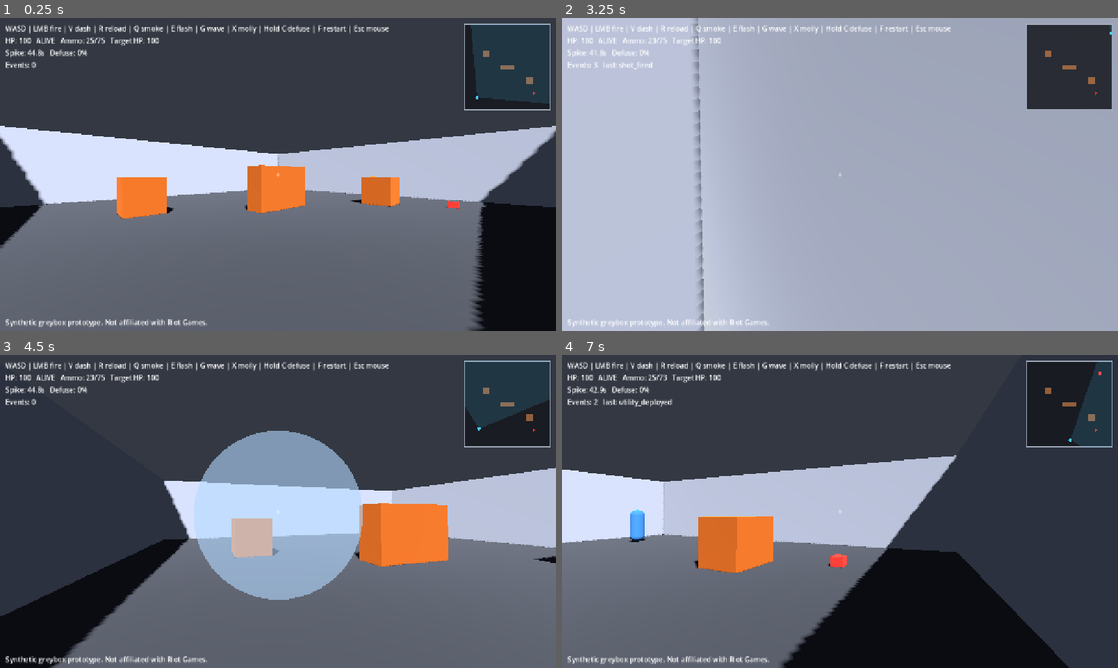
Above: before the commit, frames 1-4 (two rows, left to right).
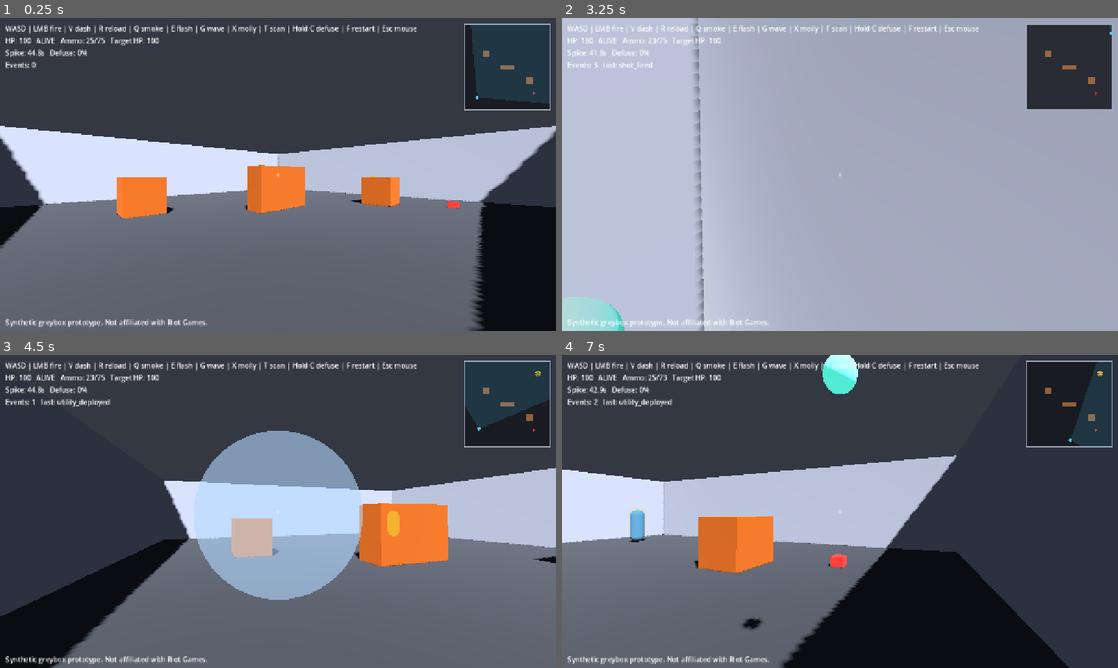
Above: after the commit, the same moments.

Repository: Wonho2007/callout-trainer
Game: Godot game, scene res://scenes/main.tscn
Two runs of this game, one before a commit and one after it. Both use one fixed random seed, a clock stepped at 60 frames per second and the inputs below.
Inputs (mouse positions are in pixels of both pictures, inside the frame that each line leads up to):
- Up to frame 1 (0.25 s): no input
- Up to frame 2 (3.25 s): tap Enter at 0.5 s; move the mouse to (867, 174) at 0.52 s; hold G (blind_wave) 0.53-1.28 s; hold W (move_forward) from 0.53 s (still down); tap Space (jump) at 0.77, 1.52, 3.02 s; tap V (dash) at 0.8, 1.35 s; move the mouse to (812, 174) at 1.27 s; tap C (defuse) at 1.55 s; move the mouse to (851, 168) at 2.02 s; hold C (defuse) 2.03-2.78 s; click (851, 168) at 2.3 s; move the mouse to (834, 180) at 2.77 s; click (834, 180) at 2.85 s; tap T (scan_orb, bound only after the commit) at 3.05 s
- Up to frame 3 (4.5 s): keep holding W (move_forward); move the mouse to (316, 514) at 3.52 s; hold T (scan_orb, bound only after the commit) 3.53-4.28 s; tap Space (jump) at 3.77 s; tap G (blind_wave) at 3.8, 4.35 s; tap R (reload) at 4.15 s; tap F (restart) at 4.25 s; move the mouse to (233, 508) at 4.27 s
- Up to frame 4 (7 s): tap Space (jump) at 4.52, 6.02, 6.77 s; tap V (dash) at 4.55, 5.85 s; tap F (restart) at 4.9 s; move the mouse to (845, 511) at 5.02 s; hold Ctrl (crouch) 5.03-5.78 s; tap C (defuse) at 5.3 s; move the mouse to (817, 505) at 5.77 s; release W (move_forward) at 5.78 s; hold D (move_right) 5.78-6.53 s; click (817, 505) at 6.05 s; move the mouse to (867, 511) at 6.52 s; hold W (move_forward) from 6.53 s (still down); hold C (defuse) from 6.53 s (still down); tap T (scan_orb, bound only after the commit) at 6.8 s

The runs differ from the first frame. In frame 1, 0.4% of the frame differs, in the area x 47-75%, y 2-6%; in frame 2, 0.7%; in frame 3, 0.7%; in frame 4, 1.4%, in the area x 11-98%, y 0-88%.

Commit message:
Add fair scan orb with decaying through-wall outline (Person 1)
Generic recon ability (original, not a kit replica). ScanOrb is a thrown
projectile that scans its radius on a fuse and reveals an enemy only if it has
clear line of sight to it from the orb (fair sensor, same rules as perception).
Reveals are last-known snapshots that decay (~4s): a yellow minimap mark and a
ReconOutline that renders through walls and fades. Player key T.

Fairness: the through-wall outline is player-only visual built from a fair LOS
scan and decays; it is not wired into bot policy, so no hidden truth reaches any
bot and the leak model stays intact. Documented placeholder values.

Verified in Godot 4.4.1: T reveals in-LOS targets as a decaying mark/outline;
unseen targets are not revealed. check_repo passes.

Diff:
--- a/project.godot
+++ b/project.godot
@@ -109,6 +109,11 @@
 "events": [Object(InputEventKey,"resource_local_to_scene":false,"resource_name":"","device":-1,"window_id":0,"alt_press …(190 unchanged characters)…
 ]
 }
+scan_orb={
+"deadzone": 0.5,
+"events": [Object(InputEventKey,"resource_local_to_scene":false,"resource_name":"","device":-1,"window_id":0,"alt_pressed":false,"shift_pressed":false,"ctrl_pressed":false,"meta_pressed":false,"pressed":false,"keycode":0,"physical_keycode":84,"key_label":0,"unicode":0,"location":0,"echo":false,"script":null)
+]
+}
 
 [layer_names]
 
--- a/scenes/main.gd
+++ b/scenes/main.gd
@@ -119,15 +119,19 @@
 
 
 func _wire_minimap() -> void:
-	var mm := get_node_or_null("HUD/Minimap")
-	if mm == null:
-		return
-	mm.builder = builder
-	mm.player = _player
 	var foes: Array = []
 	if _target:
 		foes.append(_target)
+	# The scan orb tests against the same enemy list.
+	if _player:
+		_player.scan_targets = foes
+	var mm := get_node_or_null("HUD/Minimap")
+	if mm == null:
+		return
+	mm.builder = builder
+	mm.player = _player
 	mm.enemies = foes
+	mm.utility = utility   # so the minimap can draw decaying recon marks
 	mm.refresh()
 
 
@@ -184,7 +188,7 @@
 func _update_hud() -> void:
 	var hud := get_node_or_null("HUD/Hints")
 	if hud:
-		hud.text = "WASD | LMB fire | V dash | R reload | Q smoke | E flash | G wave | X molly | Hold C defuse | F restart | Esc mouse"
+		hud.text = "WASD | LMB fire | V dash | R reload | Q smoke | E flash | G wave | X molly | T scan | Hold C defuse | F restart | Esc mouse"
 
 
 func _update_status() -> void:
--- a/scenes/main.tscn
+++ b/scenes/main.tscn
@@ -42,7 +42,7 @@
 offset_top = 12.0
 offset_right = 900.0
 offset_bottom = 40.0
-text = "WASD | LMB fire | V dash | R reload | Q smoke | E flash | G wave | X molly | Hold C defuse | F restart | Esc mouse"
+text = "WASD | LMB fire | V dash | R reload | Q smoke | E flash | G wave | X molly | T scan | Hold C defuse | F restart | Esc mouse"
 
 [node name="Round" type="Label" parent="HUD"]
 offset_left = 12.0
--- a/scenes/player/player.gd
+++ b/scenes/player/player.gd
@@ -21,6 +21,8 @@
 var flash_overlay: ColorRect
 var blind_overlay: ColorRect
 var smoke_overlay: ColorRect
+## Enemy actors the scan orb tests against (set by main; read-only use).
+var scan_targets: Array = []
 
 var _pitch: float = 0.0
 var _mouse_captured: bool = false
@@ -73,6 +75,10 @@
 			var w := utility.throw_blind_wave(from, dir)
 			if w:
 				w.detonated.connect(_on_wave_detonated)
+		elif event.is_action_pressed("scan_orb"):
+			var from := camera.global_position - camera.global_transform.basis.z * 0.5
+			var toss := -camera.global_transform.basis.z * 12.0 + Vector3.UP * 3.0
+			utility.throw_scan_orb(from, toss, scan_targets)
 
 
 ## Where the player is aiming lands on the first world surface, else a point
--- a/ui/minimap.gd
+++ b/ui/minimap.gd
@@ -18,6 +18,7 @@
 var builder: Node          # SandboxBuilder (has get_map_overlay)
 var player: Node3D         # the player actor
 var enemies: Array = []    # enemy ActorBase nodes to test against the cone
+var utility: Node = null   # UtilitySystem, for decaying recon marks (optional)
 
 var _overlay: Dictionary = {}
 var _world_min := Vector2(-10, -10)
@@ -98,6 +99,14 @@
 			draw_circle(_to_map(e.global_position.x, e.global_position.z), 4.0,
 				Color(1.0, 0.3, 0.3))
 
+	# Decaying recon marks from a scan orb (last-known, not live tracking).
+	if utility and utility.has_method("recon_marks"):
+		for m in utility.recon_marks():
+			var mp: Vector3 = m["position"]
+			var at := _to_map(mp.x, mp.z)
+			draw_circle(at, 5.0, Color(0.9, 0.85, 0.2, 0.5))
+			draw_arc(at, 6.0, 0.0, TAU, 16, Color(0.9, 0.85, 0.2, 0.9), 1.0)
+
 
 func _draw_world_rect(rect: Dictionary, color: Color) -> void:
 	var cx := float(rect.get("x", 0.0))
--- a/utility/abilities.json
+++ b/utility/abilities.json
@@ -36,6 +36,13 @@
       "damage_per_second": 35.0,
       "tick_interval_s": 0.5,
       "deploy_delay_s": 1.5
+    },
+    {
+      "id": "scan_orb",
+      "primitive": "recon",
+      "fuse_s": 0.8,
+      "scan_radius_m": 14.0,
+      "reveal_duration_s": 4.0
     }
   ]
 }
--- /dev/null
+++ b/utility/recon_outline.gd
@@ -0,0 +1,49 @@
+extends Node3D
+class_name ReconOutline
+## A decaying through-wall marker for a scan-orb contact (Person 1).
+##
+## Spawned at an enemy position the scan orb actually SAW at scan time. It
+## renders on top of geometry (visible through walls) so the player gets a
+## last-known highlight, and fades out over the reveal window. It is a static
+## snapshot of fair information (not live tracking) and is PLAYER-ONLY visual:
+## nothing here is read by bot policy. Original ability, documented placeholders.
+
+var reveal_duration_s: float = 4.0
+
+var _mat: StandardMaterial3D
+var _age: float = 0.0
+
+
+## Place at a scanned position and fade over `duration`. Call after add_child.
+func setup(at: Vector3, duration: float) -> void:
+	reveal_duration_s = maxf(0.1, duration)
+	global_position = at + Vector3(0, 1.0, 0)  # torso height
+
+	var mesh_instance := MeshInstance3D.new()
+	var capsule := CapsuleMesh.new()
+	capsule.radius = 0.4
+	capsule.height = 2.0
+	mesh_instance.mesh = capsule
+
+	_mat = StandardMaterial3D.new()
+	_mat.albedo_color = Color(0.95, 0.85, 0.2, 0.7)
+	_mat.emission_enabled = true
+	_mat.emission = Color(0.95, 0.8, 0.1)
+	_mat.shading_mode = BaseMaterial3D.SHADING_MODE_UNSHADED
+	_mat.transparency = BaseMaterial3D.TRANSPARENCY_ALPHA
+	# Render on top of geometry so the outline shows through walls.
+	_mat.no_depth_test = true
+	_mat.render_priority = 10
+	mesh_instance.material_override = _mat
+	mesh_instance.cast_shadow = GeometryInstance3D.SHADOW_CASTING_SETTING_OFF
+	add_child(mesh_instance)
+
+
+func _process(delta: float) -> void:
+	_age += delta
+	if _age >= reveal_duration_s:
+		queue_free()
+		return
+	if _mat:
+		# Fade the outline out over its lifetime.
+		_mat.albedo_color.a = (1.0 - _age / reveal_duration_s) * 0.7
--- /dev/null
+++ b/utility/scan_orb.gd
@@ -0,0 +1,107 @@
+extends RigidBody3D
+class_name ScanOrb
+## Scan orb — a generic recon utility (Person 1, shared mechanics).
+##
+## A thrown orb that arcs, bounces, and after a short fuse scans its radius for
+## enemies. It reveals an enemy ONLY if the orb has clear line of sight to it
+## within range — a fair sensor, using the same visibility rules as perception,
+## not a wallhack. Revealed contacts are LAST-KNOWN marks that decay; they are
+## not live tracking. This is an original ability, not a replica of any agent kit.
+##
+## Fairness (AGENTS.md, §6.4/§6.12): the scan performs real line-of-sight checks
+## from the orb and only reports what it could actually see. It reports to the
+## player's HUD/minimap as decaying marks; it must NOT be wired into bot policy
+## as hidden truth. Values are documented placeholders.
+
+## Emitted on scan with the contacts the orb could actually see: an array of
+## { position: Vector3, reveal_until: float } (reveal_until in engine seconds).
+signal scanned(contacts: Array)
+signal expired
+
+var fuse_s: float = 0.8
+var scan_radius_m: float = 14.0
+var reveal_duration_s: float = 4.0
+
+## Enemies to test against (set by the thrower). The orb reads positions only to
+## run its own LOS check; it does not expose these nodes anywhere else.
+var _targets: Array = []
+var _mesh: MeshInstance3D
+
+
+func setup(ability: Dictionary) -> void:
+	fuse_s = float(ability.get("fuse_s", fuse_s))
+	scan_radius_m = float(ability.get("scan_radius_m", scan_radius_m))
+	reveal_duration_s = float(ability.get("reveal_duration_s", reveal_duration_s))
+
+
+## Throw from `from` with `velocity`, scanning against `targets` on detonation.
+func throw(from: Vector3, velocity: Vector3, targets: Array) -> void:
+	global_position = from
+	linear_velocity = velocity
+	_targets = targets
+
+
+func _ready() -> void:
+	collision_layer = 0
+	collision_mask = 1 << 0  # world
+	gravity_scale = 1.0
+	var phys := PhysicsMaterial.new()
+	phys.bounce = 0.4
+	phys.friction = 0.6
+	physics_material_override = phys
+
+	var shape := CollisionShape3D.new()
+	var sphere := SphereShape3D.new()
+	sphere.radius = 0.12
+	shape.shape = sphere
+	add_child(shape)
+
+	_mesh = MeshInstance3D.new()
+	var sm := SphereMesh.new()
+	sm.radius = 0.12
+	sm.height = 0.24
+	_mesh.mesh = sm
+	var mat := StandardMaterial3D.new()
+	mat.albedo_color = Color(0.5, 0.9, 0.8)
+	mat.emission_enabled = true
+	mat.emission = Color(0.3, 0.9, 0.8)
+	_mesh.material_override = mat
+	add_child(_mesh)
+
+	_run_fuse()
+
+
+func _run_fuse() -> void:
+	await get_tree().create_timer(fuse_s).timeout
+	freeze = true
+	if _mesh:
+		_mesh.visible = false
+	scanned.emit(_scan())
+	expired.emit()
+	queue_free()
+
+
+## Return last-known marks for every target within range that the orb has clear
+## line of sight to (fair sensor; nothing behind cover from the orb is revealed).
+func _scan() -> Array:
+	var contacts: Array = []
+	var now := Time.get_ticks_msec() / 1000.0
+	var space := get_world_3d().direct_space_state
+	var origin := global_position
+	for t in _targets:
+		if t == null or not is_instance_valid(t):
+			continue
+		var tp: Vector3 = t.global_position
+		if origin.distance_to(tp) > scan_radius_m:
+			continue
+		# Line of sight from the orb to the target's torso (world geometry only).
+		var query := PhysicsRayQueryParameters3D.create(origin + Vector3(0, 0.2, 0),
+			tp + Vector3(0, 1.0, 0))
+		query.collision_mask = 1 << 0
+		var hit := space.intersect_ray(query)
+		if hit.is_empty():
+			contacts.append({
+				"position": tp,
+				"reveal_until": now + reveal_duration_s,
+			})
+	return contacts
--- a/utility/utility_system.gd
+++ b/utility/utility_system.gd
@@ -11,6 +11,8 @@
 const FlashScript := preload("res://utility/flash.gd")
 const MollyScript := preload("res://utility/molly.gd")
 const BlindWaveScript := preload("res://utility/blind_wave.gd")
+const ScanOrbScript := preload("res://utility/scan_orb.gd")
+const ReconOutlineScript := preload("res://utility/recon_outline.gd")
 
 ## Emitted when utility is deployed, for the privileged recorder/grader (not a
 ## policy input). Carries the ability id, thrower id and world position.
@@ -23,6 +25,9 @@
 var _flashes: Array[Flash] = []
 var _mollies: Array[Molly] = []
 var _blind_waves: Array[BlindWave] = []
+## Decaying last-known recon marks for the player's HUD/minimap (not bot policy).
+## Each: { position: Vector3, reveal_until: float }.
+var _recon_marks: Array = []
 
 
 func _ready() -> void:
@@ -125,6 +130,44 @@
 	return wave
 
 
+## Throw a scan orb from `from` with `velocity`, scanning against `targets` on
+## detonation. Revealed contacts (fair LOS only) become decaying recon marks.
+## Returns the ScanOrb, or null if undefined.
+func throw_scan_orb(from: Vector3, velocity: Vector3, targets: Array) -> ScanOrb:
+	if not _defs.has("scan_orb"):
+		return null
+	var orb: ScanOrb = ScanOrbScript.new()
+	orb.setup(_defs["scan_orb"])
+	add_child(orb)
+	orb.throw(from, velocity, targets)
+	orb.scanned.connect(_on_scan)
+	orb.scanned.connect(func(_c): deployed.emit("scan_orb", "player", orb.global_position))
+	return orb
+
+
+func _on_scan(contacts: Array) -> void:
+	for c in contacts:
+		_recon_marks.append(c)
+		# Spawn a decaying through-wall outline at each scanned position
+		# (player-only visual snapshot of fair info; not a bot-policy input).
+		var outline: ReconOutline = ReconOutlineScript.new()
+		add_child(outline)
+		var dur := float(c.get("reveal_until", 0.0)) - (Time.get_ticks_msec() / 1000.0)
+		outline.setup(c["position"], maxf(0.1, dur))
+
+
+## Current, non-expired recon marks for the player's HUD/minimap. Prunes stale
+## ones. This is a player-facing last-known display, never a bot-policy input.
+func recon_marks() -> Array:
+	var now := Time.get_ticks_msec() / 1000.0
+	var live: Array = []
+	for m in _recon_marks:
+		if float(m.get("reveal_until", 0.0)) > now:
+			live.append(m)
+	_recon_marks = live
+	return live
+
+
 ## Live blind waves, for the player/perception to query on detonation.
 func active_blind_waves() -> Array[BlindWave]:
 	return _blind_waves
Not shown, added: utility/recon_outline.gd.uid
Not shown, added: utility/scan_orb.gd.uid
Not shown, changed: docs/HANDOFFS.md
